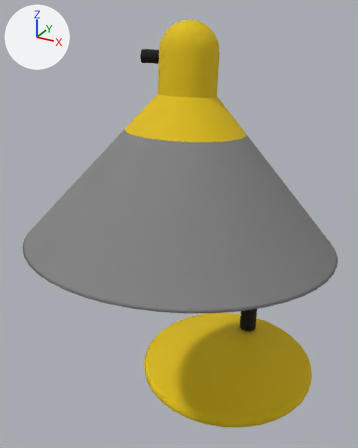
Renders of the FBX model Assets/banyuan/fbx/taideng.FBX from each side of a commit.
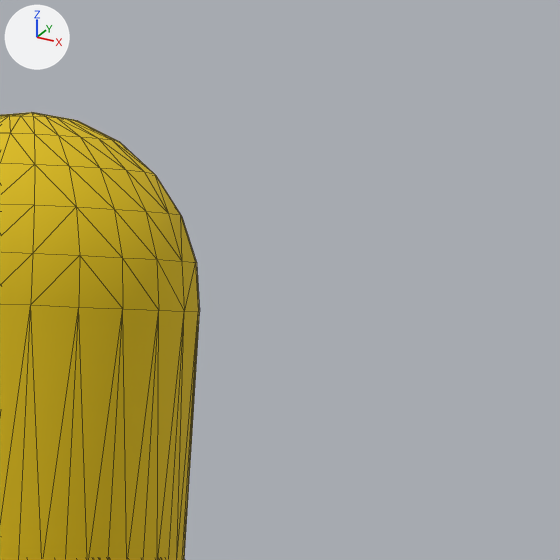
Each version appears first whole from a 50 mm camera at (1.427, -3.532, 3.136) aimed at (-0.186, -0.6, 1.67), and next in a close-up on the part from 52% to 79% of the width and 0% to 21% of the height. Every picture has the same lights, and +X, +Y and +Z are marked at upper left. The close-ups show mesh edges as thin lines. Where no turn or scale is listed for an object, it has been applied to the vertices.

The scene before the commit, as lines of its bpy script (objects in view):
```python
me_mesh = bpy.data.meshes.new('Mesh')
me_mesh.from_pydata(...)  # 1375 vertices, 2620 faces; spans x -1.0..1.0, y -1.91..0.78, z 0.0..3.07
# faces by material slot: [480, 48, 1056, 84, 952]
me_mesh.materials.append(mat_03___default)  # grey #828282
me_mesh.materials.append(mat_08___default)  # light grey #cacaca
me_mesh.materials.append(mat_07___default)  # light grey #cacaca
me_mesh.materials.append(mat_01___default)  # black #000000
me_mesh.materials.append(mat_02___default)  # yellow #debd00
ob_taideng = bpy.data.objects.new('taideng', me_mesh)
ob_taideng.location = (0.0, 0.0, 0.0)
```
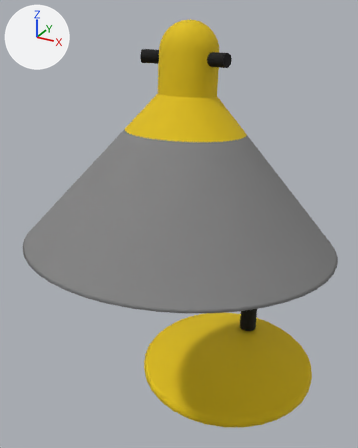
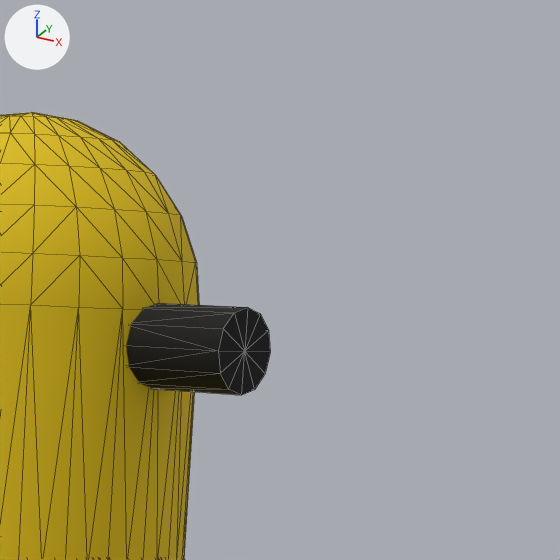
What differs and where, as boxes (x1, y1, x2, y2) in the close-ups (560 x 560 px):
'taideng', reshaped: before (0, 112, 200, 560); after (0, 112, 270, 560)
part 1 of me_mesh, added (black): after (126, 303, 270, 395)

The change, as a list of edits to the scene's bpy script:
```text
Change me_mesh:
    used by ob_taideng; location = (0.0, 0.0, 0.0)
    remove me_mesh.from_pydata(...)  # 1375 vertices, 2620 faces; spans x -1.0..1.0, y -1.91..0.78, z 0.0..3.07
    add me_mesh.from_pydata(...)  # 1400 vertices, 2656 faces; spans x -1.0..1.0, y -1.91..0.78, z 0.0..3.07
    me_mesh part 1: a new loose piece of 25 vertices spanning x 0.15..0.29, y -0.93..-0.82, z 2.82..2.9, in mat_01___default (black #000000)
```
